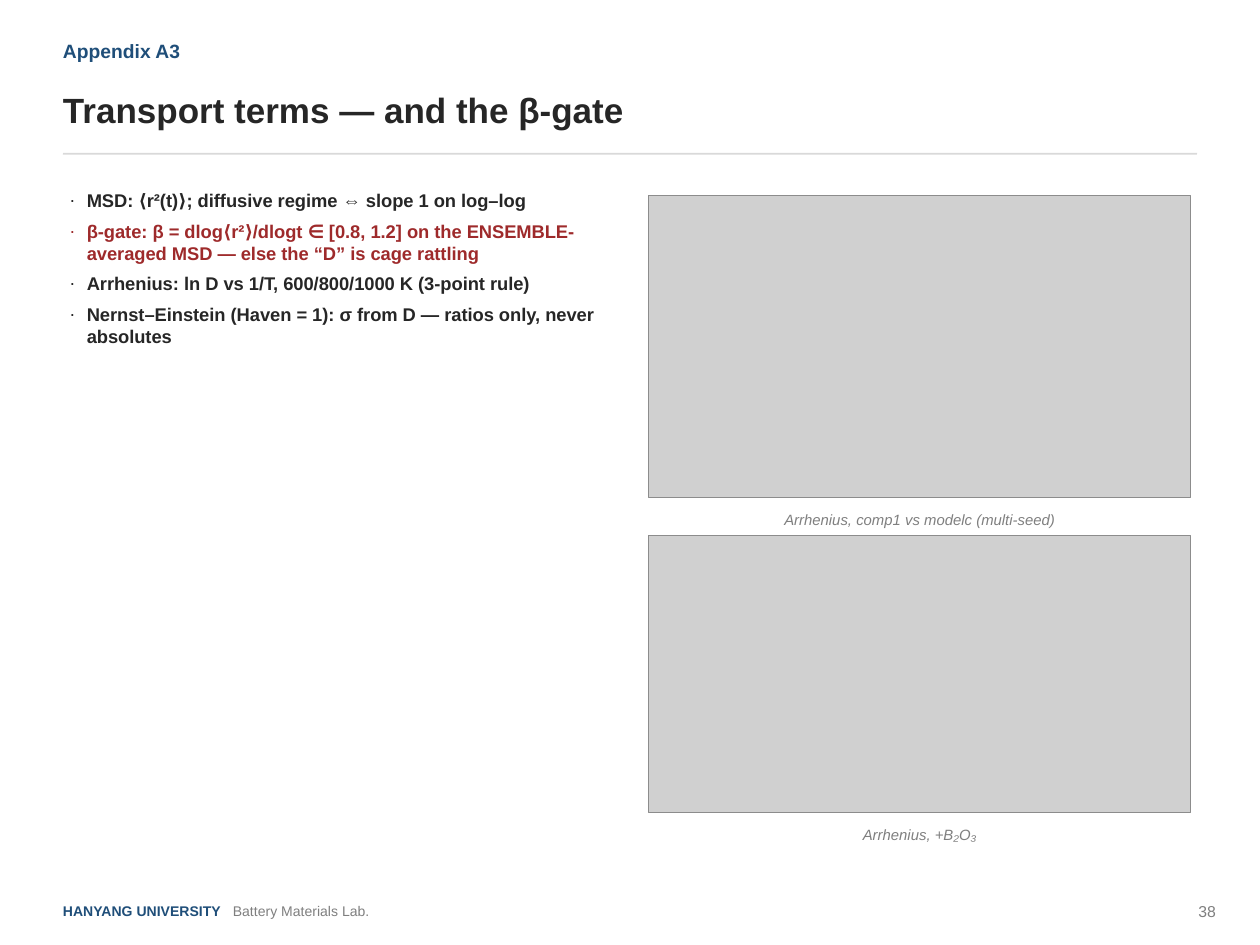
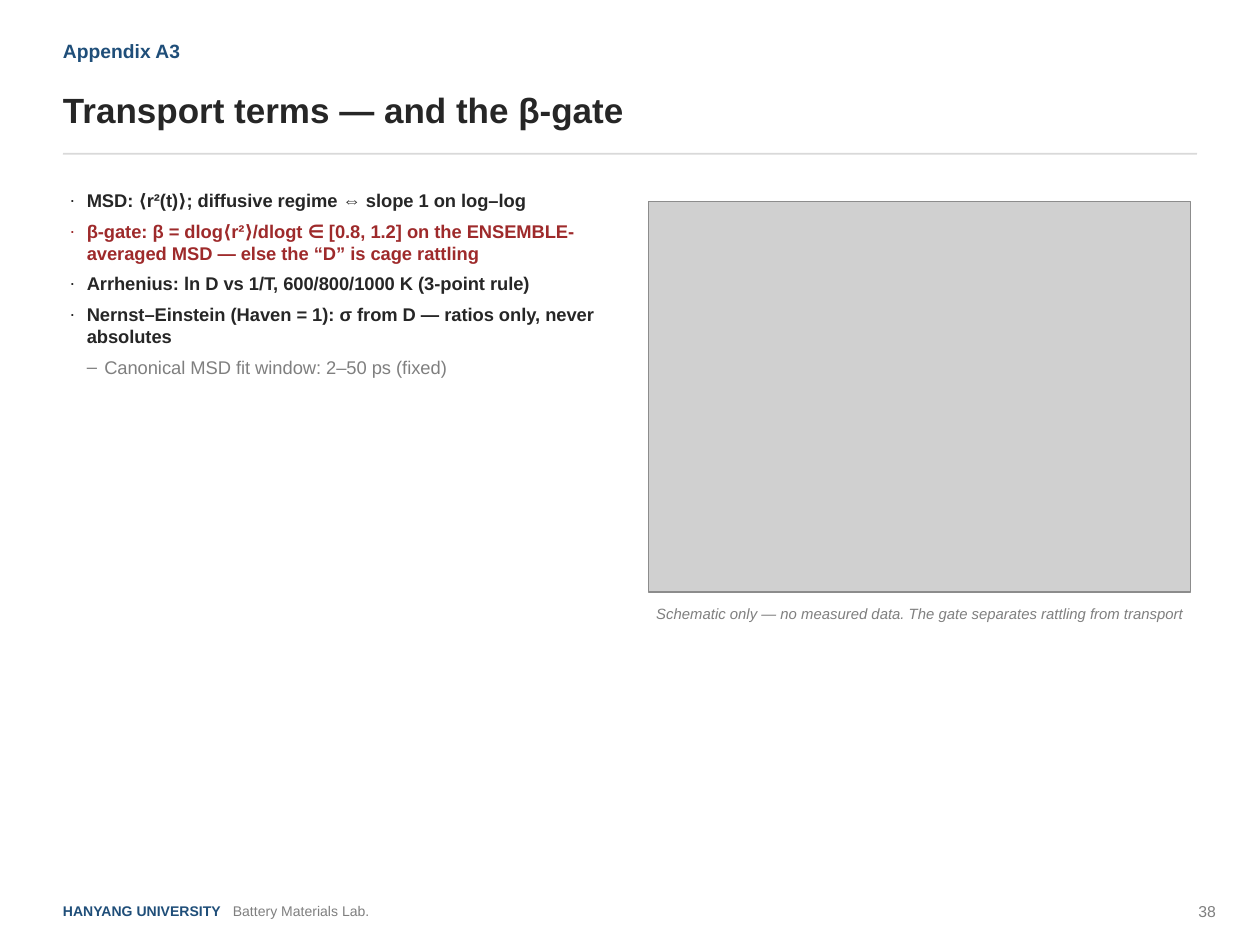
Before and after one commit to yonghoon7153-source/Yonghoon-DEM-DFT, a slide deck: slide 38 of kb/seminars/Research_Seminar_2026_08_v3.pptx. Drawn at 1260x945 pixels with LibreOffice and Linux fonts; fonts in the diff are those of the drawing; grey boxes stand for pictures. Boxes give left, top, right and bottom in pixels: in the first picture for what was removed or moved away, otherwise in the second. Text is boxed around its words. In the diff, an @@ line names an element or a change of style, - is before the commit and + after.

```diff
--- a/kb/seminars/Research_Seminar_2026_08_v3.pptx
+++ b/kb/seminars/Research_Seminar_2026_08_v3.pptx
@@ picture: place and size @@
-picture at box(649, 195, 1191, 498)
+picture at box(649, 202, 1191, 592)
@@ text at box(104, 361, 447, 378): paragraph added @@
+  – Canonical MSD fit window: 2–50 ps (fixed)
@@ picture removed at box(649, 536, 1191, 813) @@
@@ text removed at box(784, 514, 1055, 528) @@
-Arrhenius, comp1 vs modelc (multi-seed)
@@ text added at box(656, 608, 1183, 622), 8.5 pt, text #7F7F7F, italic @@
+Schematic only — no measured data. The gate separates rattling from transport
@@ text removed at box(863, 829, 977, 842) @@
-Arrhenius, +B₂O₃
```
Also in this commit, not shown: 34 other slides changed, 1 slide added, 1 other file.
